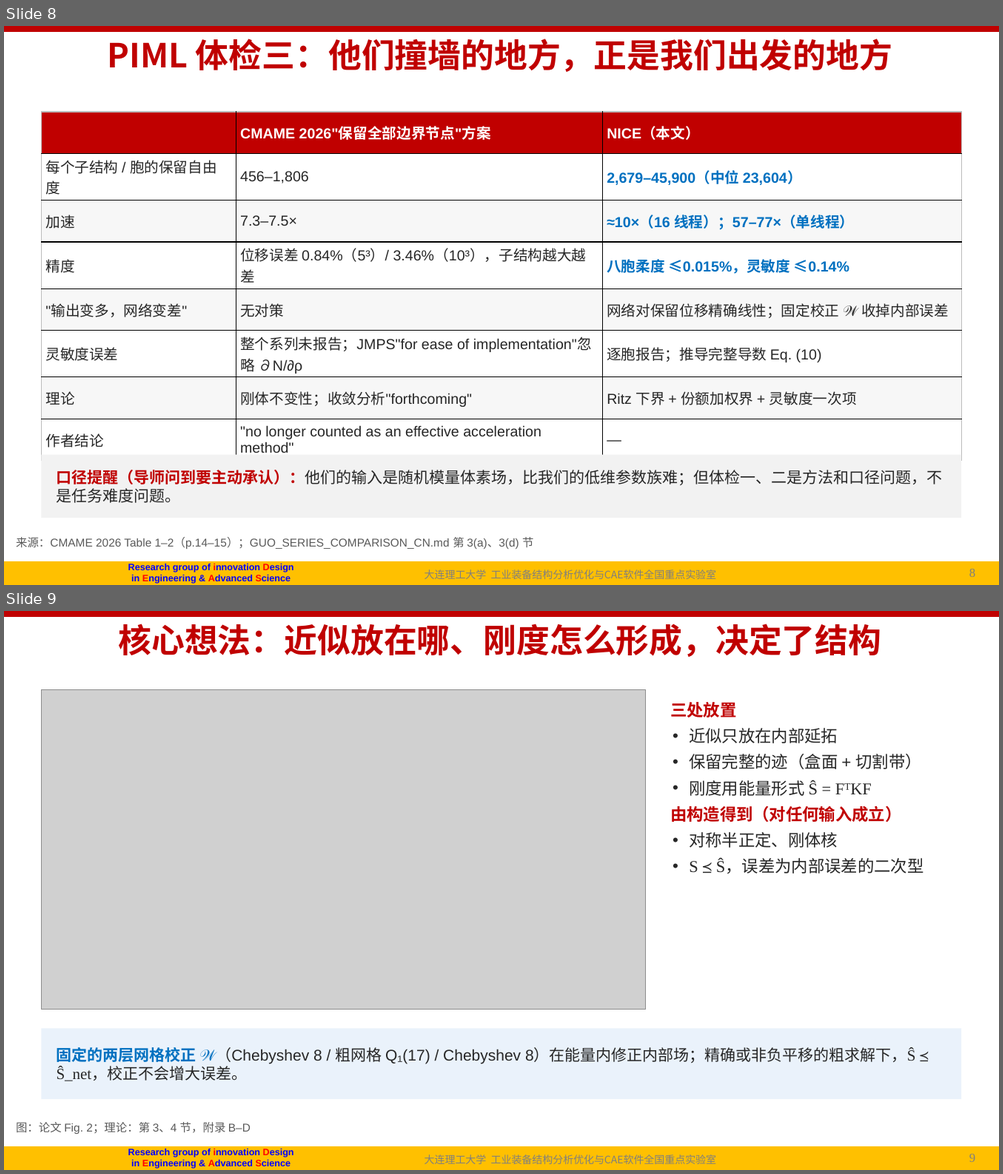
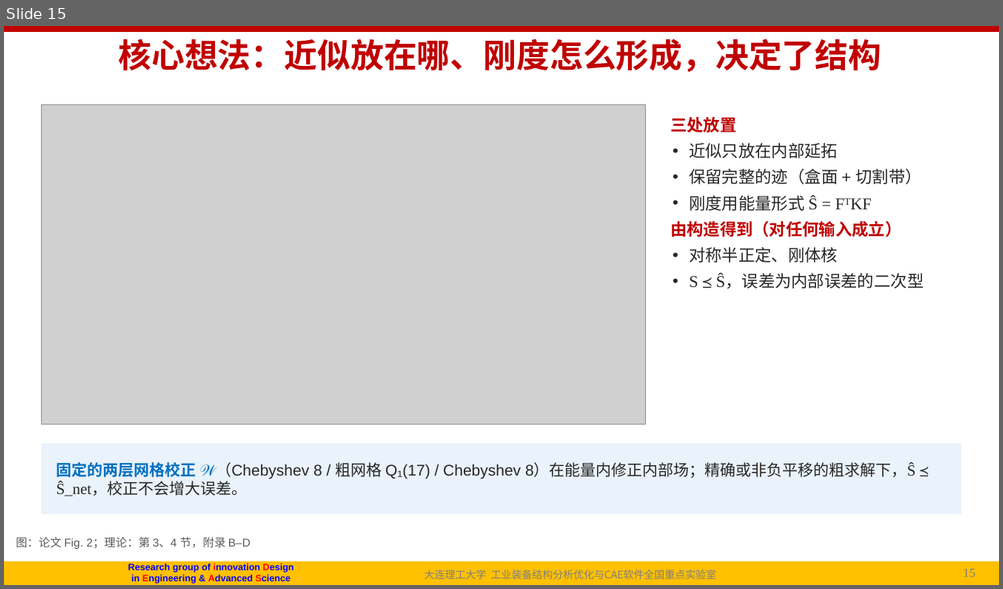
Before and after one commit to fanzhirui1004-source/curly-octo-goggles, a slide deck: docs/followup/talk/P1_NICE_导师汇报_20261003.pptx. Shown one above the other, each under a label of ours: slides 8 and 9 before the commit, slide 15 after it. The pictures are 1003x1174 and 1003x589 pixels, drawn with LibreOffice and Linux fonts; fonts in the diff are those of the drawing; grey boxes stand for pictures; background and template pictures are left out. Boxes give left, top, right and bottom in pixels: in the first picture for what was removed or moved away, otherwise in the second. Text is boxed around its words. In the diff, an @@ line names an element or a change of style, - is before the commit and + after.

```diff
--- a/docs/followup/talk/P1_NICE_导师汇报_20261003.pptx
+++ b/docs/followup/talk/P1_NICE_导师汇报_20261003.pptx
@@ slide 8 removed at [4,26,999,585], background #FFFFFF; not listed: 6 template elements that a slide beside it also shows @@
@@ title removed at [108,39,892,72] @@
-PIML 体检三：他们撞墙的地方，正是我们出发的地方
@@ table removed at [41,112,962,456], 8 rows, 3 columns @@
- | CMAME 2026"保留全部边界节点"方案 | NICE（本文）
-每个子结构 / 胞的保留自由度 | 456–1,806 | 2,679–45,900（中位 23,604）
-加速 | 7.3–7.5× | ≈10×（16 线程）；57–77×（单线程）
-精度 | 位移误差 0.84%（5³）/ 3.46%（10³），子结构越大越差 | 八胞柔度 ≤0.015%，灵敏度 ≤0.14%
-"输出变多，网络变差" | 无对策 | 网络对保留位移精确线性；固定校正 𝒲 收掉内部误差
-灵敏度误差 | 整个系列未报告；JMPS"for ease of implementation"忽略 ∂N/∂ρ | 逐胞报告；推导完整导数 Eq. (10)
-理论 | 刚体不变性；收敛分析"forthcoming" | Ritz 下界 + 份额加权界 + 灵敏度一次项
-作者结论 | "no longer counted as an effective acceleration method" | —
@@ rectangle removed at [41,455,962,518] @@
-口径提醒（导师问到要主动承认）：他们的输入是随机模量体素场，比我们的低维参数族难；但体检一、二是方法和口径问题，不是任务难度问题。
@@ text removed at [16,537,533,549] @@
-来源：CMAME 2026 Table 1–2（p.14–15）；GUO_SERIES_COMPARISON_CN.md 第 3(a)、3(d) 节
@@ what was slide 9 is now slide 15 @@
@@ page number at [958,569,991,577]: text changed @@
-9/30
+15/43
@@ page number at [962,569,975,577]: text changed @@
-9
+15
```
Also in this commit, not shown: 8 slides changed, 20 slides added, 6 other slides removed, 2 other files.
